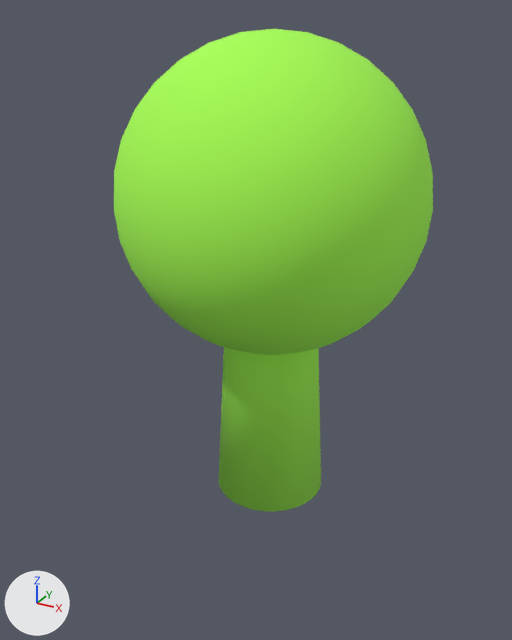
A saved change to the FBX model Assets/Art/Models/Tree/Tree.fbx.
The view is the same before and after, from a 50 mm lens placed at (1.54, -2.97, 2.45), pointed at (-0.1, 0.03, 0.95). Every picture has the same lights, and +X, +Y and +Z are marked at lower left.

In view in the first picture: 'Tree'.
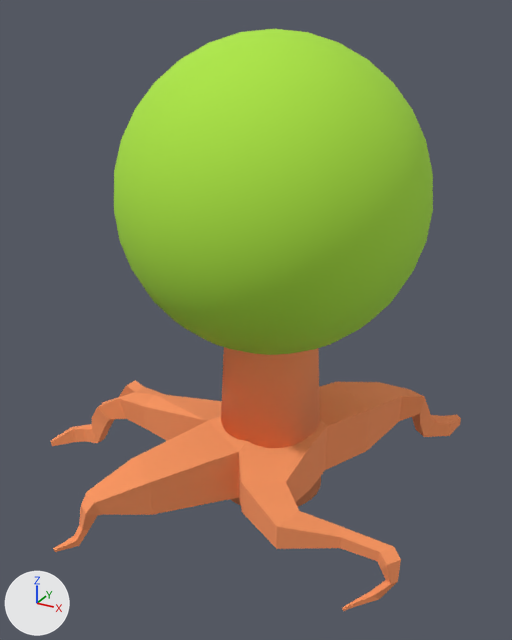
Where the newer file only moved an object's origin or applied its transform, the numbers keep the older frame.

Boxes (x1, y1, x2, y2) around the edits, measured in the pictures (512 x 640 px):
'Tree', reshaped (28% wider, 21% taller): before (114, 29, 433, 511); after (51, 29, 461, 611)
part 1 of me_sphere, added (orange): after (51, 380, 461, 611)
part 2 of me_sphere, recoloured: (221, 347, 321, 507) in both
part 3 of me_sphere, recoloured: (114, 29, 433, 355) in both

Diff of the bpy script that builds the scene:
```diff
--- a/Assets/Art/Models/Tree/Tree.fbx.py
+++ b/Assets/Art/Models/Tree/Tree.fbx.py
@@ mat_roots @@
+mat_roots = principled_material('Roots')
+mat_roots.base_color = (1.0, 0.312, 0.119)  # orange #ff9861
+mat_roots.roughness = 1.0
@@ mat_leaves @@
+mat_leaves = principled_material('Leaves')
+mat_leaves.base_color = (0.417, 0.8, 0.0516)  # green #ade740
+mat_leaves.roughness = 0.9
@@ me_sphere @@
 # used by ob_tree; location = (0.0, 0.0, 0.0)
-me_sphere.from_pydata(...)  # 546 vertices, 546 faces; spans x -0.75..0.75, y -0.75..0.75, z 0.0..2.37
+me_sphere.from_pydata(...)  # 733 vertices, 738 faces; spans x -1.37..0.93, y -1.04..1.17, z -0.04..2.37
+# me_sphere part 1: a new loose piece of 187 vertices spanning x -1.37..0.93, y -1.04..1.17, z -0.04..0.5, in mat_roots (orange #ff9861)
+# me_sphere part 2: 34 faces spanning x -0.29..0.29, y -0.29..0.29, z 0.0..2.0 switch from mat_material_003 (green #a8ff53) to mat_roots (orange #ff9861)
+# me_sphere part 3: 512 faces spanning x -0.75..0.75, y -0.75..0.75, z 0.87..2.37 switch from mat_material_003 (green #a8ff53) to mat_leaves (green #ade740)
```
